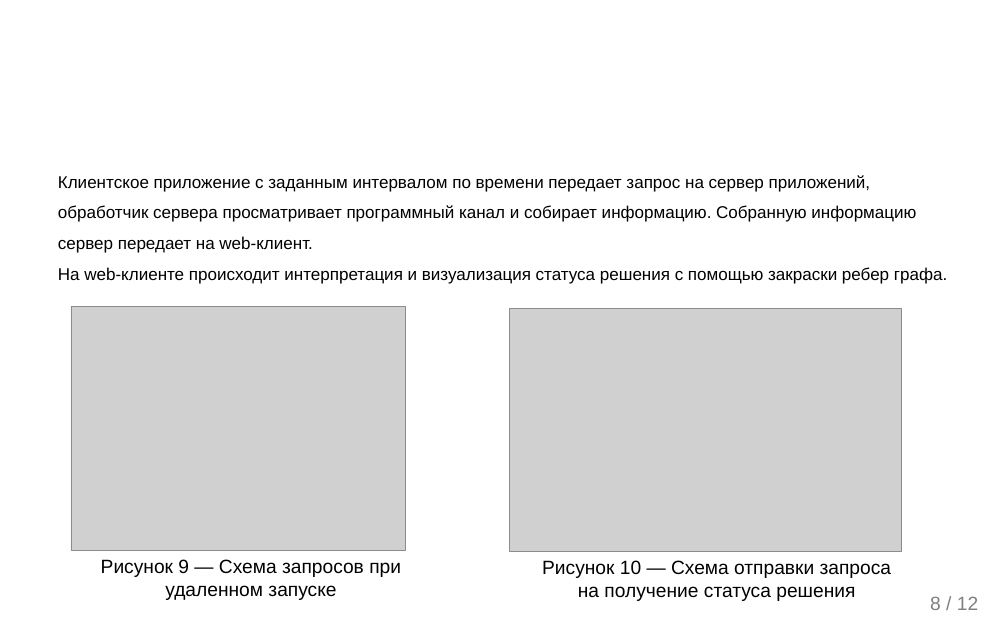
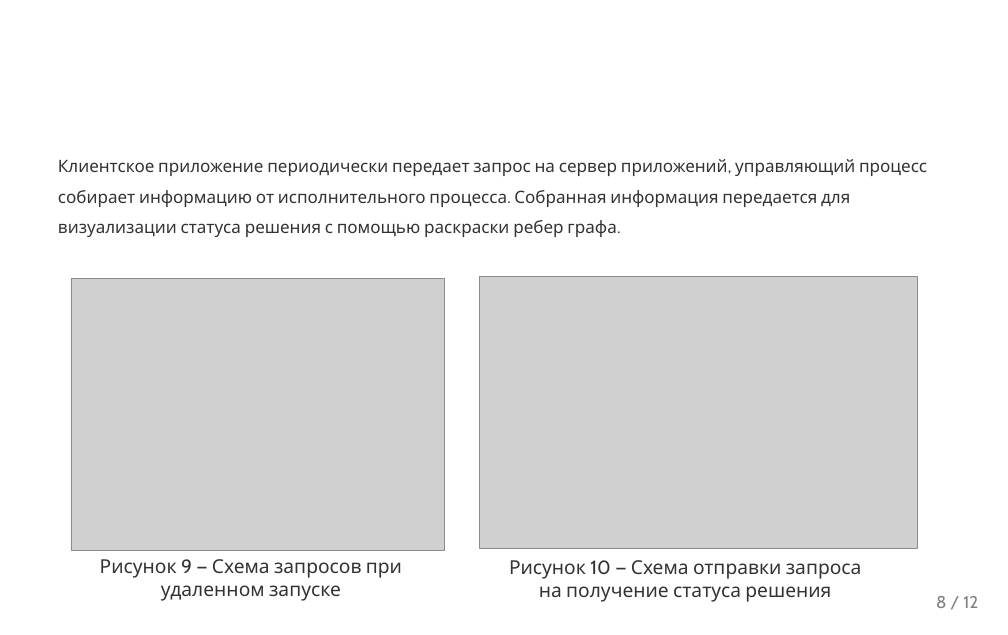
Before and after one commit to ITesserakt/Kodept, a slide deck: slide 9 of 04 - ВКРы/2019-2020 - Бизнес-логика в САПР на основе ГПИ/03 - Презентация/buisnes-logic_on_GBSE.pptx. Drawn at 1008x635 pixels with LibreOffice and Linux fonts; fonts in the diff are those of the drawing; grey boxes stand for pictures; background and template pictures are left out. Boxes give left, top, right and bottom in pixels: in the first picture for what was removed or moved away, otherwise in the second. Text is boxed around its words. In the diff, an @@ line names an element or a change of style, - is before the commit and + after.

```diff
--- a/04 - ВКРы/2019-2020 - Бизнес-логика в САПР на основе ГПИ/03 - Презентация/buisnes-logic_on_GBSE.pptx
+++ b/04 - ВКРы/2019-2020 - Бизнес-логика в САПР на основе ГПИ/03 - Презентация/buisnes-logic_on_GBSE.pptx
@@ text at bbox=[58, 159, 927, 237]: text changed; font Arial to Cabin; text colour #000000 to #333333 @@
-Клиентcкое приложение с заданным интервалом по времени передает запрос на сервер приложений, обработчик сервера просматривает программный канал и собирает информацию. Собранную информацию сервер передает на web-клиент.
-На web-клиенте происходит интерпретация и визуализация статуса решения с помощью закраски ребер графа.
+Клиентское приложение периодически передает запрос на сервер приложений, управляющий процесс собирает информацию от исполнительного процесса. Собранная информация передается для визуализации статуса решения с помощью раскраски ребер графа.
@@ picture: place and size @@
-picture at bbox=[71, 307, 405, 551]
+picture at bbox=[71, 278, 444, 550]
@@ picture: place and size @@
-picture at bbox=[509, 309, 901, 552]
+picture at bbox=[479, 277, 917, 549]
@@ text "Рисунок 9 — Схема запросов ..." at bbox=[100, 559, 402, 601]: font Arial to Cabin, text colour #000000 to #333333 @@
@@ text "Рисунок 10 — Схема отправки ..." at bbox=[509, 560, 862, 602]: font Arial to Cabin, text colour #000000 to #333333 @@
@@ text "Рисунок 10 — Схема отправки ...": place and size @@
-text "Рисунок 10 — Схема отправки ..." at bbox=[542, 560, 891, 601]
+text "Рисунок 10 — Схема отправки ..." at bbox=[509, 560, 862, 602]
@@ text "8 / 12" at bbox=[936, 596, 978, 608]: size 18 to 16 pt, font Arial to Cabin @@
```
Also in this commit, not shown: 12 other slides changed.
